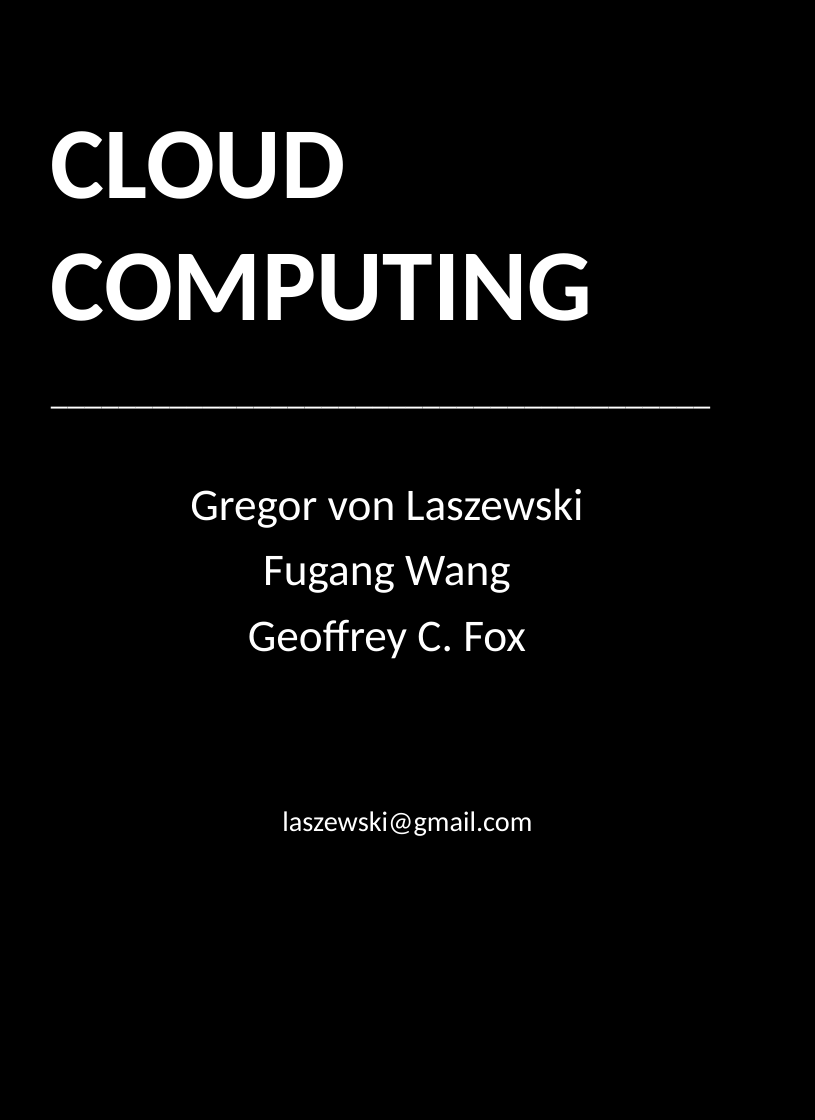
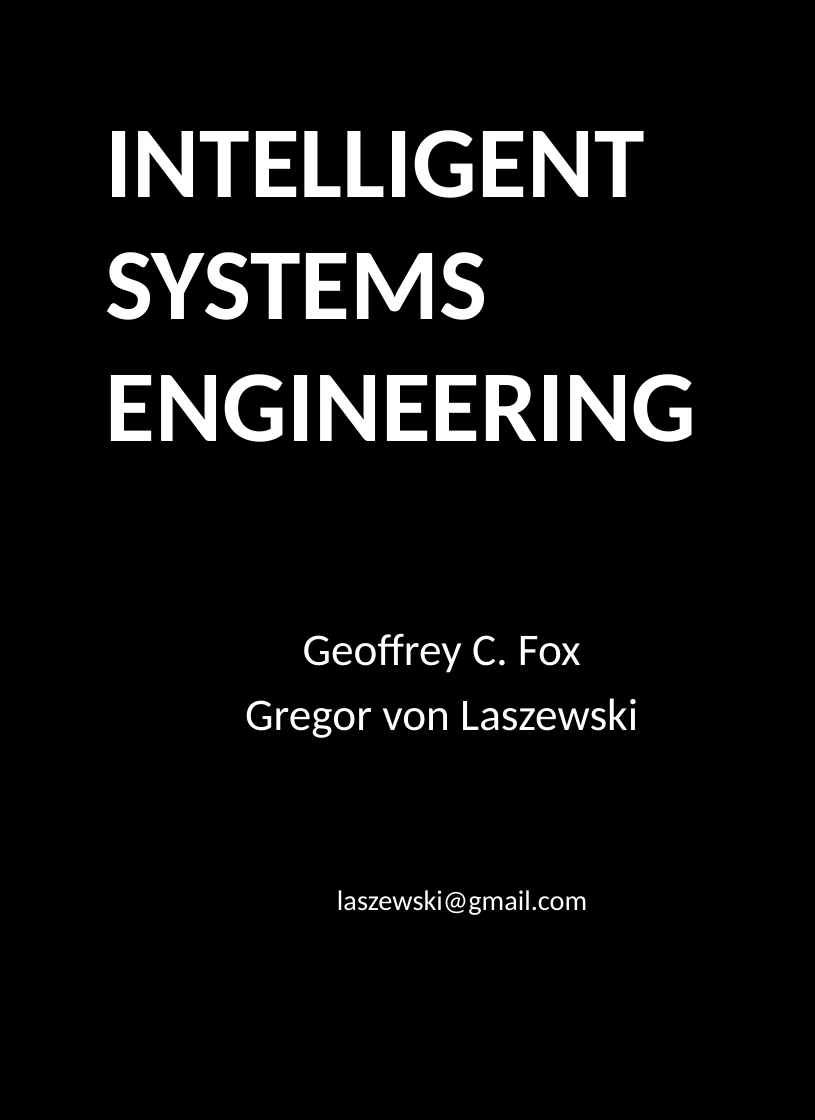
Before and after one commit to cloudmesh-community/book, a slide deck: slide 1 of 222/cover/cover.pptx. Drawn at 815x1120 pixels with LibreOffice and Linux fonts; fonts in the diff are those of the drawing; background and template pictures are left out. Boxes give left, top, right and bottom in pixels: in the first picture for what was removed or moved away, otherwise in the second. Text is boxed around its words. In the diff, an @@ line names an element or a change of style, - is before the commit and + after.

```diff
--- a/222/cover/cover.pptx
+++ b/222/cover/cover.pptx
@@ title at [106, 130, 697, 442]: text changed @@
-CLOUD COMPUTING
+INTELLIGENT SYSTEMS ENGINEERING
@@ text "Geoffrey C. Fox": place and size @@
-text "Geoffrey C. Fox" at [190, 488, 584, 836]
+text "Geoffrey C. Fox" at [245, 633, 638, 915]
@@ text at [248, 556, 526, 659]: paragraphs removed @@
-Fugang Wang
-Geoffrey C. Fox
@@ text at [303, 633, 581, 673]: text changed; size 24 to 32 pt @@
-_______________________________________
+Geoffrey C. Fox
```
Also in this commit, not shown: 3 other files.
